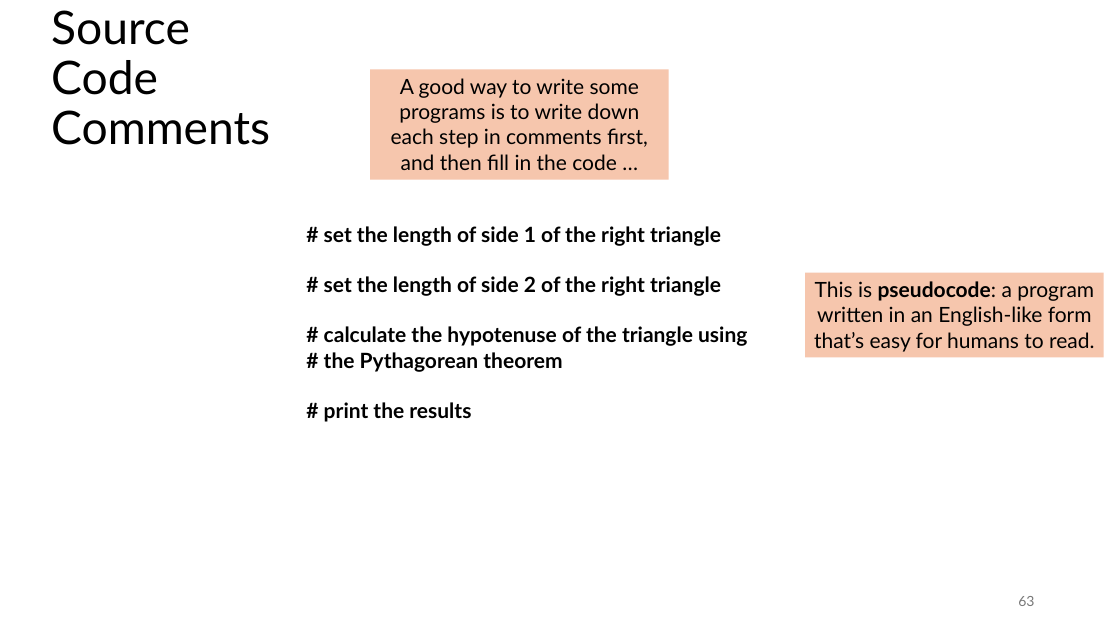
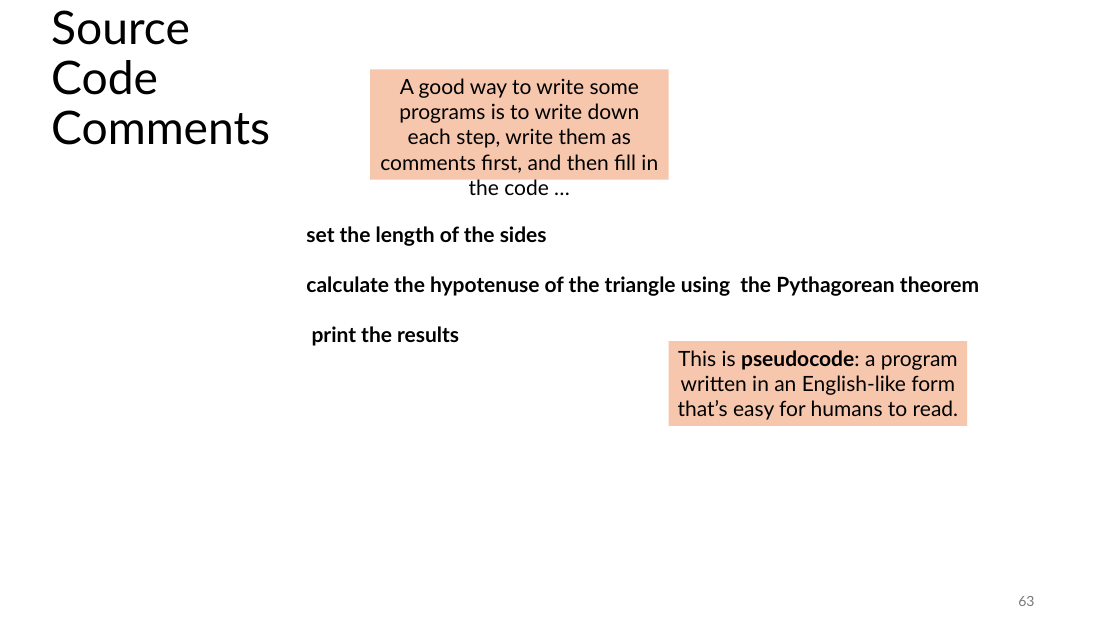
Before and after one commit to tjd1234/cmpt120spring2026, a slide deck: slide 63 of lecture_notes/chapter2/chapter2.pptx. Drawn at 1120x630 pixels with LibreOffice and Linux fonts; fonts in the diff are those of the drawing. Boxes give left, top, right and bottom in pixels: in the first picture for what was removed or moved away, otherwise in the second. Text is boxed around its words. In the diff, an @@ line names an element or a change of style, - is before the commit and + after.

```diff
--- a/lecture_notes/chapter2/chapter2.pptx
+++ b/lecture_notes/chapter2/chapter2.pptx
@@ text in rectangle at (x1=380, y1=78, x2=658, y2=195): text changed @@
-A good way to write some programs is to write down each step in comments first, and then fill in the code …
+A good way to write some programs is to write down each step, write them as comments first, and then fill in the code …
@@ text at (x1=306, y1=226, x2=979, y2=346): text changed @@
-# set the length of side 1 of the right triangle
-# set the length of side 2 of the right triangle
-# calculate the hypotenuse of the triangle using
-# the Pythagorean theorem
-# print the results
+set the length of the sides
+calculate the hypotenuse of the triangle using the Pythagorean theorem
+print the results
@@ rectangle "This is pseudocode: a program ..." moved from (x1=806, y1=273, x2=1104, y2=358) to (x1=669, y1=341, x2=967, y2=426) @@
```
Also in this commit, not shown: 9 other slides changed, 2 slides added, 1 slide removed, 3 other files.
